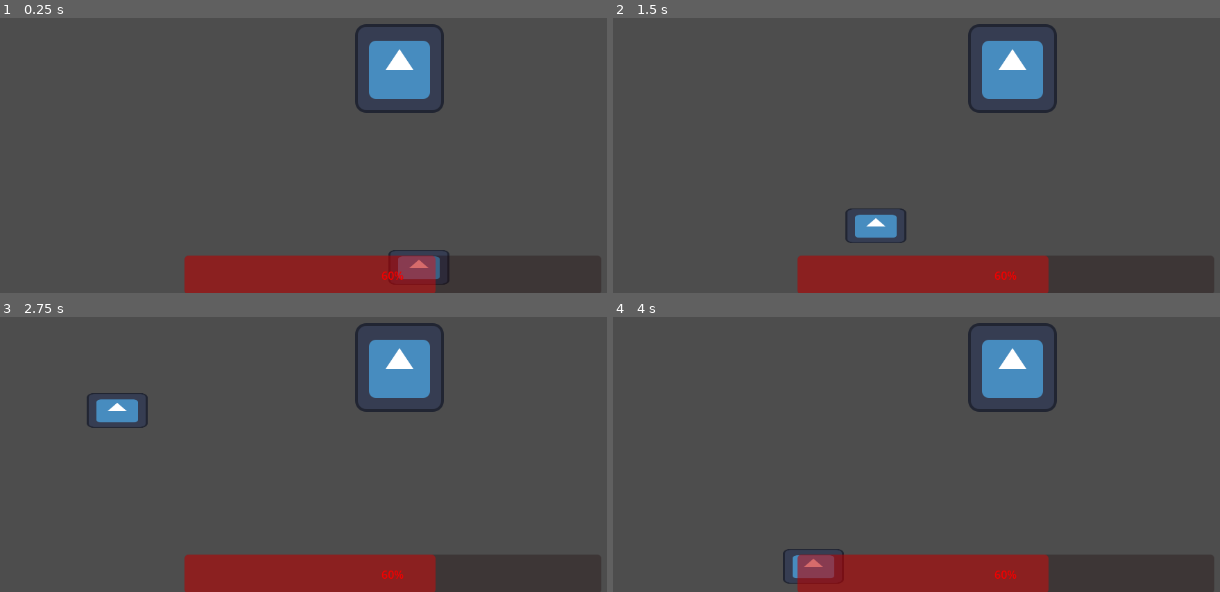
Above: before the commit, frames 1-4 (two rows, left to right).
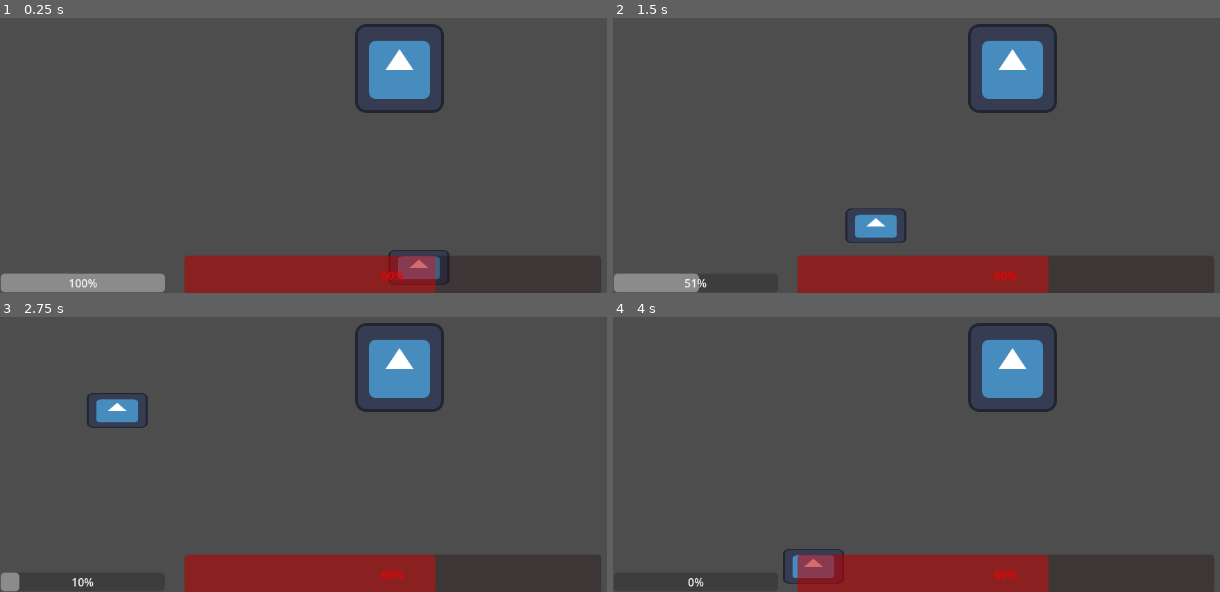
Above: after the commit, the same moments.

Repository: Gigabajt000/magiczne-r-czki
Game: Godot game, scene res://World/Main.tscn
Two runs of this game, one before a commit and one after it. Both use one fixed random seed, a clock stepped at 60 frames per second and the inputs below. The engine's default icon, where the game draws it, is replaced by a stand-in: a white triangle on a blue panel in a dark square.
Inputs:
- Up to frame 1 (0.25 s): no input
- Up to frame 2 (1.5 s): tap Enter at 0.5 s; hold D (move_right) 0.53-1.28 s; hold Shift (sprint) 0.53-1.28 s; hold S (move_down) from 1.28 s (still down); tap Shift (sprint) at 1.35 s
- Up to frame 3 (2.75 s): release S (move_down) at 2.03 s; hold D (move_right) from 2.03 s (still down); hold Shift (sprint) from 2.03 s (still down)
- Up to frame 4 (4 s): release D (move_right) at 2.78 s; release Shift (sprint) at 2.78 s; hold W (move_up) 2.78-3.53 s; tap Shift (sprint) at 2.85 s; hold A (move_left) from 3.53 s (still down); hold Shift (sprint) from 3.53 s (still down)

The runs differ from the first frame. In frame 1, 1.8% of the frame differs, in the area x 0-28%, y 93-100%; in frame 2, 0.9%; in frame 3, 0.3%; in frame 4, less than 0.1%.

Commit message:
fhdghdzhz

Diff:
--- a/Player/player.gd
+++ b/Player/player.gd
@@ -1,14 +1,13 @@
 extends CharacterBody2D
 
+class_name Player
 
-const SPEED = 300.0
-const JUMP_VELOCITY = -400.0
+
+var SPEED = 300.0
+var JUMP_VELOCITY = -400.0
 
 
 func _physics_process(delta: float) -> void:
-
-
-
 
 
 	# Get the input direction and handle the movement/deceleration.
--- /dev/null
+++ b/UI/sprint.gd
@@ -0,0 +1,27 @@
+extends Control
+
+class_name Sprint
+
+@export var progress_bar: ProgressBar
+
+var player = Player.new()
+
+#Stamina
+var sprint_value : float
+var max_sprint : float
+
+func _ready() -> void:
+	sprint_value = 100
+	max_sprint = 100
+	progress_bar.max_value = max_sprint
+
+func _physics_process(delta: float) -> void:
+	progress_bar.value = sprint_value
+	print(player.SPEED)
+	Sprinting()
+
+
+func Sprinting():
+	if Input.is_action_pressed("sprint") and sprint_value >= 0:
+		player.SPEED = 600
+		sprint_value = move_toward(sprint_value,0,1)
--- a/World/Main.tscn
+++ b/World/Main.tscn
@@ -1,8 +1,9 @@
-[gd_scene load_steps=4 format=3 uid="uid://bqr8dxfceq07d"]
+[gd_scene load_steps=5 format=3 uid="uid://bqr8dxfceq07d"]
 
 [ext_resource type="PackedScene" uid="uid://cpmnhliqggtdh" path="res://Player/Player.tscn" id="1_ajl52"]
 [ext_resource type="PackedScene" uid="uid://emketib000p4" path="res://UI/życie.tscn" id="2_b4c0u"]
 [ext_resource type="PackedScene" uid="uid://cfv8p4jgeag2w" path="res://Player/KOLCE.tscn" id="3_1ryw4"]
+[ext_resource type="PackedScene" uid="uid://bkmv8tjnv5cjb" path="res://World/control.tscn" id="4_k802r"]
 
 [node name="Main" type="Node2D"]
 
@@ -13,5 +14,11 @@
 
 [node name="Życie" parent="CanvasLayer" instance=ExtResource("2_b4c0u")]
 
+[node name="Control" parent="CanvasLayer" instance=ExtResource("4_k802r")]
+offset_left = 1.0
+offset_top = 620.0
+offset_right = 1.0
+offset_bottom = 620.0
+
 [node name="Node2D" parent="." instance=ExtResource("3_1ryw4")]
 position = Vector2(-748, -229)
--- /dev/null
+++ b/World/control.tscn
@@ -0,0 +1,18 @@
+[gd_scene load_steps=2 format=3 uid="uid://bkmv8tjnv5cjb"]
+
+[ext_resource type="Script" path="res://UI/sprint.gd" id="1_ba3eg"]
+
+[node name="Control" type="Control" node_paths=PackedStringArray("progress_bar")]
+layout_mode = 3
+anchors_preset = 15
+anchor_right = 1.0
+anchor_bottom = 1.0
+grow_horizontal = 2
+grow_vertical = 2
+script = ExtResource("1_ba3eg")
+progress_bar = NodePath("ProgressBar")
+
+[node name="ProgressBar" type="ProgressBar" parent="."]
+layout_mode = 0
+offset_right = 237.0
+offset_bottom = 27.0
--- a/sprint_control.gd
+++ /dev/null
@@ -1,20 +0,0 @@
-extends Control
-
-class_name Sprint
-
-@export var progress_bar: ProgressBar
-
-var sprint_value
-var max_sprint
-
-func _ready() -> void:
-	sprint_value = 100
-	max_sprint = 100
-
-
-func _physics_process(delta: float) -> void:
-	Shifting()
-
-
-func Shifting():
-	pass
--- a/sprint_control.tscn
+++ /dev/null
@@ -1,17 +0,0 @@
-[gd_scene load_steps=2 format=3 uid="uid://d2mgj0mx2tbbi"]
-
-[ext_resource type="Script" path="res://sprint_control.gd" id="1_4bmfr"]
-
-[node name="Sprint_Control" type="Control"]
-layout_mode = 3
-anchors_preset = 15
-anchor_right = 1.0
-anchor_bottom = 1.0
-grow_horizontal = 2
-grow_vertical = 2
-script = ExtResource("1_4bmfr")
-
-[node name="ProgressBar" type="ProgressBar" parent="."]
-layout_mode = 0
-offset_right = 227.0
-offset_bottom = 27.0
